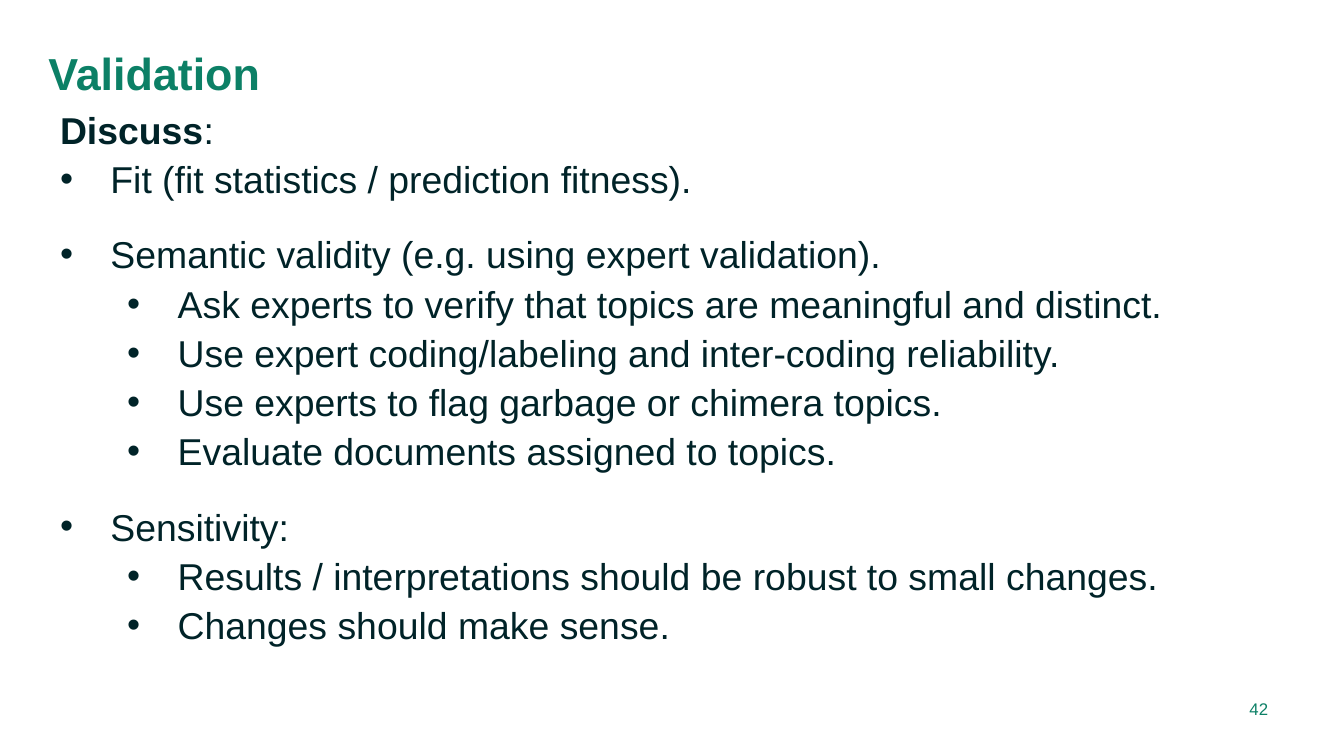
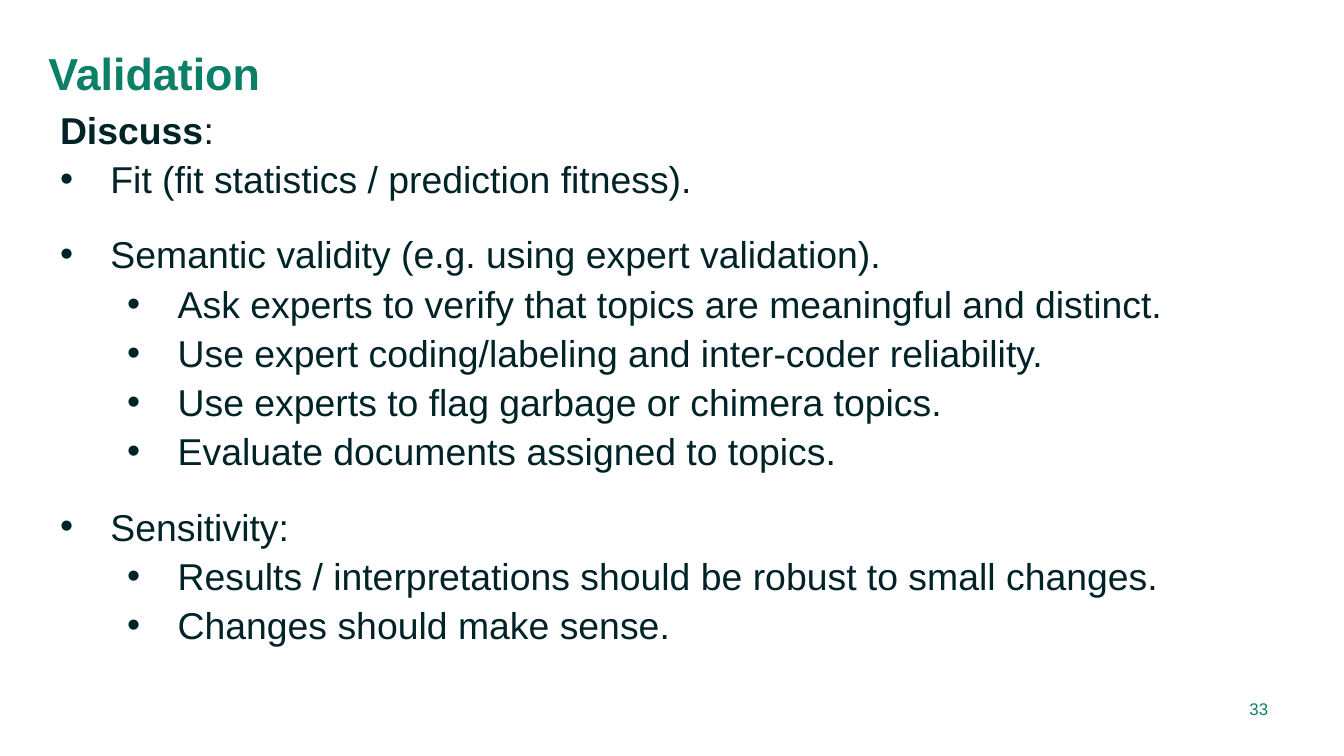
Before and after one commit to RFJHaans/SMS_2022_topicmodeling, a slide deck: slide 33 of Topic modeling workshop.pptx (slide 42 before the commit). Drawn at 1344x756 pixels with LibreOffice and Linux fonts; fonts in the diff are those of the drawing. Boxes give left, top, right and bottom in pixels: in the first picture for what was removed or moved away, otherwise in the second. Text is boxed around its words. In the diff, an @@ line names an element or a change of style, - is before the commit and + after.

```diff
--- a/Topic modeling workshop.pptx
+++ b/Topic modeling workshop.pptx
@@ text at (178, 340, 1043, 375): text changed @@
-  • Use expert coding/labeling and inter-coding reliability.
+  • Use expert coding/labeling and inter-coder reliability.
@@ page number at (1249, 703, 1268, 715): text changed @@
-42
+33
```
Also in this commit, not shown: 6 other slides changed, 3 slides added, 10 slides removed.
